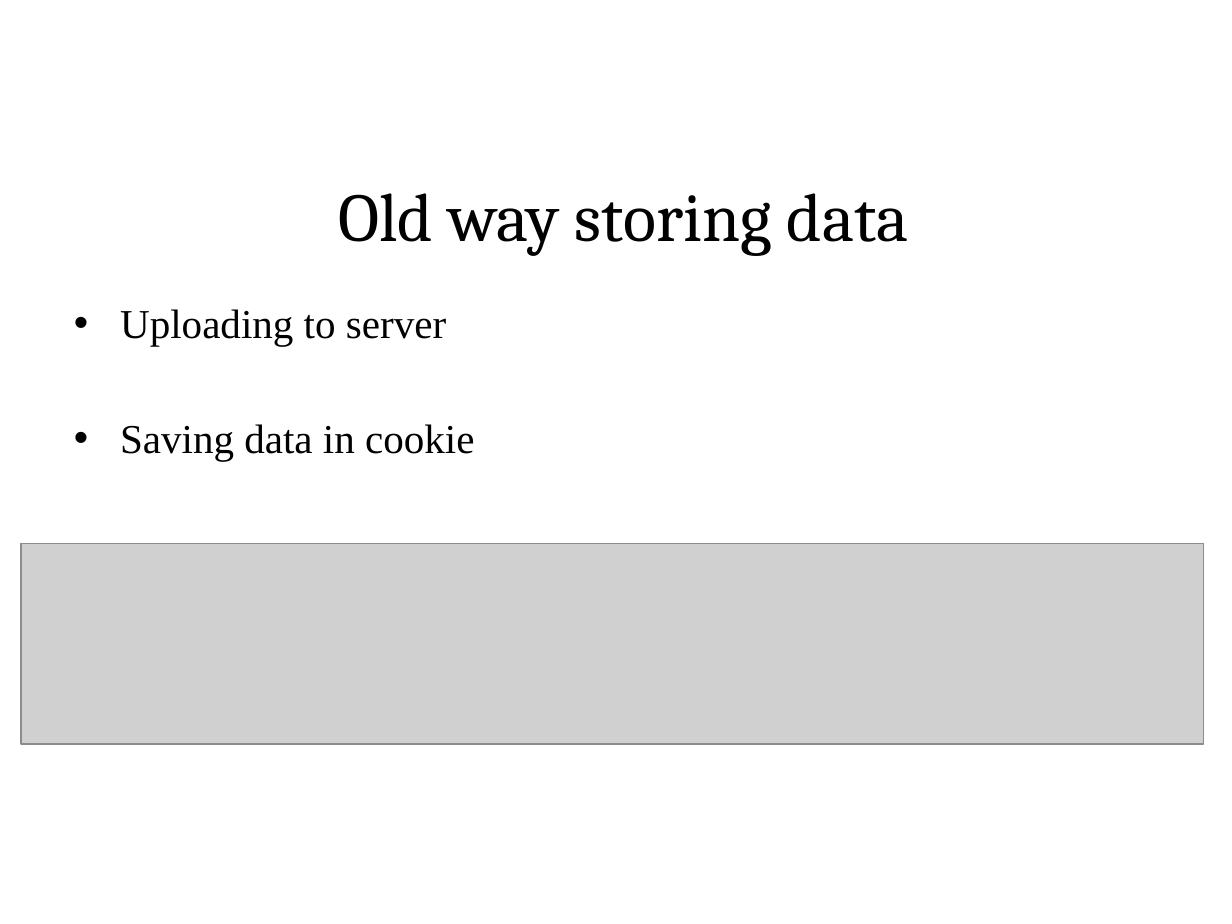
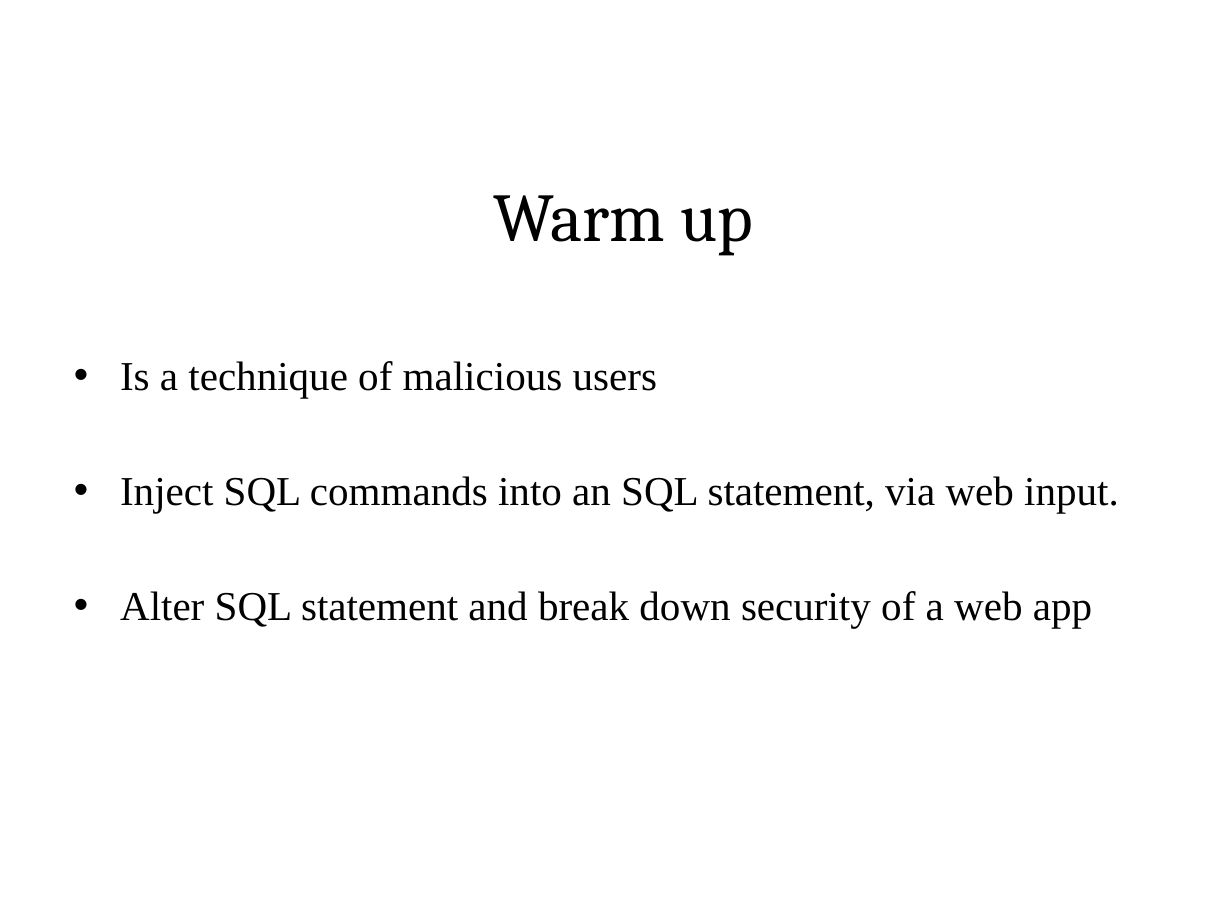
Before and after one commit to sonvq-qsoftvn/sqlinjection, a slide deck: slide 2 of QSoftVietnam_SlideTemplate2014- Sonvq.pptx (slide 3 before the commit). Drawn at 1232x924 pixels with LibreOffice and Linux fonts; fonts in the diff are those of the drawing; grey boxes stand for pictures; background and template pictures are left out. Boxes give left, top, right and bottom in pixels: in the first picture for what was removed or moved away, otherwise in the second. Text is boxed around its words. In the diff, an @@ line names an element or a change of style, - is before the commit and + after.

```diff
--- a/QSoftVietnam_SlideTemplate2014- Sonvq.pptx
+++ b/QSoftVietnam_SlideTemplate2014- Sonvq.pptx
@@ text at [494, 195, 753, 256]: text changed @@
-Old way storing data
+Warm up
@@ text at [120, 361, 1119, 628]: text changed @@
-• Uploading to server
-• Saving data in cookie
+• Is a technique of malicious users
+• Inject SQL commands into an SQL statement, via web input.
+• Alter SQL statement and break down security of a web app
@@ picture removed at [21, 543, 1204, 743] @@
```
Also in this commit, not shown: 5 other slides changed, 22 slides removed.
